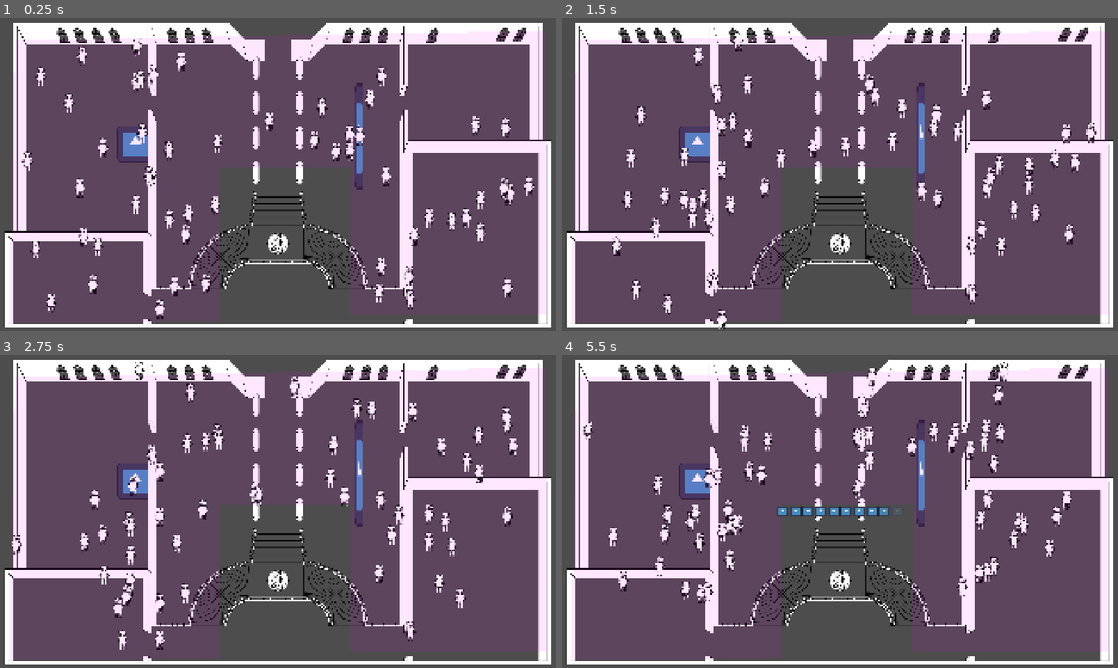
Above: before the commit, frames 1-4 (two rows, left to right).
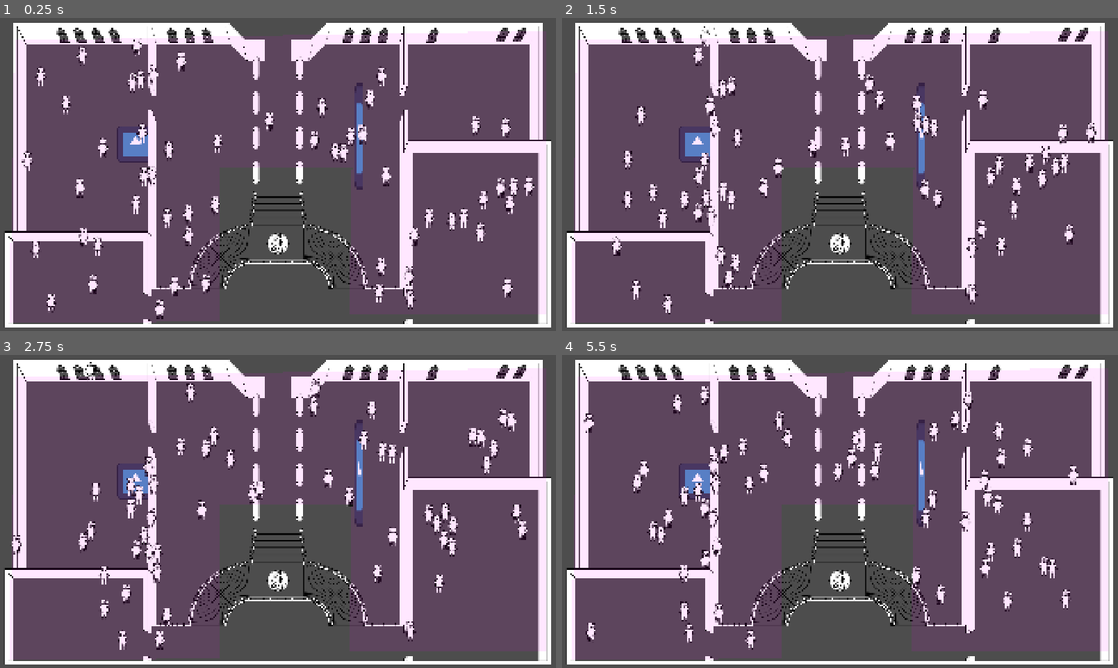
Above: after the commit, the same moments.

Repository: kscd/masquerade-ball-heist
Game: Godot game, scene res://scenes/sam.tscn
Same seed, same stepped clock (60 frames per second), same inputs: the game is played once before the commit and once after it. This scene is started directly instead of the project's main scene. The engine's default icon, where the game draws it, is replaced by a stand-in: a white triangle on a blue panel in a dark square.
Inputs (mouse positions are in pixels of both pictures, inside the frame that each line leads up to):
- Up to frame 1 (0.25 s): no input
- Up to frame 2 (1.5 s): tap Enter at 0.5 s; move the mouse to (962, 158) at 0.52 s; hold D (right) 0.53-1.28 s; click (962, 158) at 0.67 s; move the mouse to (728, 190) at 1.27 s; hold S (down) from 1.28 s (still down)
- Up to frame 3 (2.75 s): move the mouse to (333, 442) at 2.02 s; release S (down) at 2.03 s; hold D (right) from 2.03 s (still down)
- Up to frame 4 (5.5 s): move the mouse to (812, 574) at 2.77 s; release D (right) at 2.78 s; hold W (up) 2.78-3.53 s; click (812, 574) at 2.92 s; move the mouse to (1006, 558) at 3.52 s; hold A (left) 3.53-5.03 s; move the mouse to (673, 464) at 4.27 s; move the mouse to (867, 511) at 5.02 s; hold S (down) from 5.03 s (still down); click (867, 511) at 5.17 s

The runs differ from the first frame. In frame 1, 1.1% of the frame differs, in the area x 11-94%, y 17-73%; in frame 2, 4.0%; in frame 3, 4.9%; in frame 4, 6.6%, in the area x 3-93%, y 2-95%.

Commit message:
Fix seeker logic

Diff:
--- a/scenes/crowd_agent.tscn
+++ b/scenes/crowd_agent.tscn
@@ -1,11 +1,12 @@
 [gd_scene format=3 uid="uid://cni6u1uipxgpi"]
 
-[ext_resource type="Script" uid="uid://dlkqcur77p5qi" path="res://scripts/crowd_agent.gd" id="1_ptrki"]
+[ext_resource type="Script" path="res://scripts/crowd_agent.gd" id="1_ptrki"]
 [ext_resource type="Texture2D" uid="uid://ct4fd1jjxl74w" path="res://sprites/character-reference.png" id="2_qt0yl"]
 [ext_resource type="Script" uid="uid://de72u0s3082bh" path="res://scripts/movement.gd" id="2_xis0x"]
 
-[sub_resource type="CircleShape2D" id="CircleShape2D_xis0x"]
-radius = 5.0
+[sub_resource type="CapsuleShape2D" id="CapsuleShape2D_xis0x"]
+radius = 14.0
+height = 68.0
 
 [node name="CharacterBody2D" type="CharacterBody2D" unique_id=737167328]
 script = ExtResource("1_ptrki")
@@ -16,8 +17,7 @@
 
 [node name="CollisionShape2D" type="CollisionShape2D" parent="." unique_id=1668405674]
 unique_name_in_owner = true
-position = Vector2(0, 15)
-shape = SubResource("CircleShape2D_xis0x")
+shape = SubResource("CapsuleShape2D_xis0x")
 
 [node name="Sprite2D" type="Sprite2D" parent="." unique_id=415238267]
 scale = Vector2(0.71875, 0.71875)
--- a/scenes/state.tscn
+++ b/scenes/state.tscn
@@ -1,3 +1,6 @@
 [gd_scene format=3 uid="uid://dq2va1umvclk5"]
 
+[ext_resource type="Script" uid="uid://btidqgoh41y1n" path="res://scripts/score_bar.gd" id="1_ihbxb"]
+
 [node name="State" type="Node2D" unique_id=362457625]
+script = ExtResource("1_ihbxb")
--- a/scripts/game_state.gd
+++ b/scripts/game_state.gd
@@ -37,12 +37,12 @@
 	print("HIT 📍 ", hit)
 	if hit.is_in_group("player"):
 		print("win")
-	else:
+	if hit.is_in_group("npc"):
 		current_lives = current_lives - 1
 		if current_lives <= 0:
 			print("lose")
 			# TODO: Add player switch Scene
-		else:
+		if current_lives <= -1:
 			GameEvents.lives_changed.emit(current_lives)
 
 # Called every frame. 'delta' is the elapsed time since the previous frame.
--- a/scripts/spawner.gd
+++ b/scripts/spawner.gd
@@ -52,6 +52,7 @@
 
 	if valid_spot:
 		var entity = preload("res://scenes/crowd_agent.tscn").instantiate()
+		entity.add_to_group("npc")
 		crowd_manager.add_child(entity)
 		entity.global_position = final_pos
 
